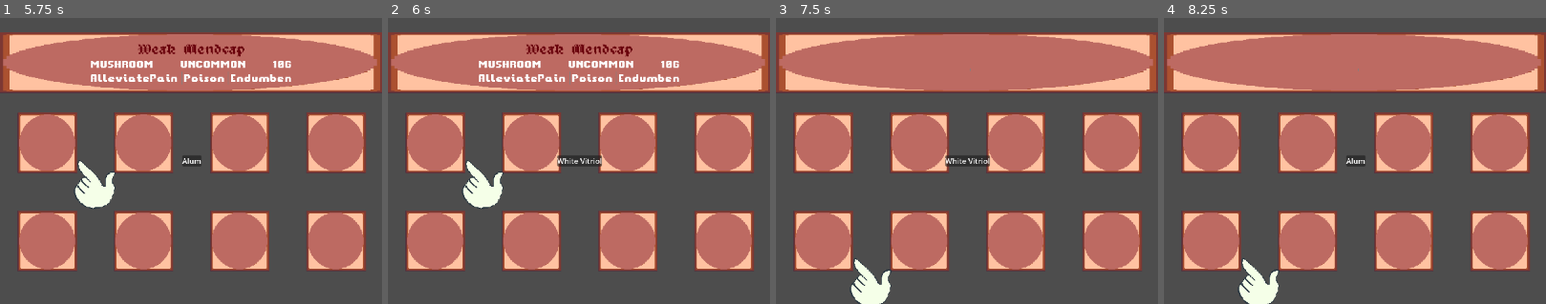
Above: before the commit, frames 1-4 (left to right).
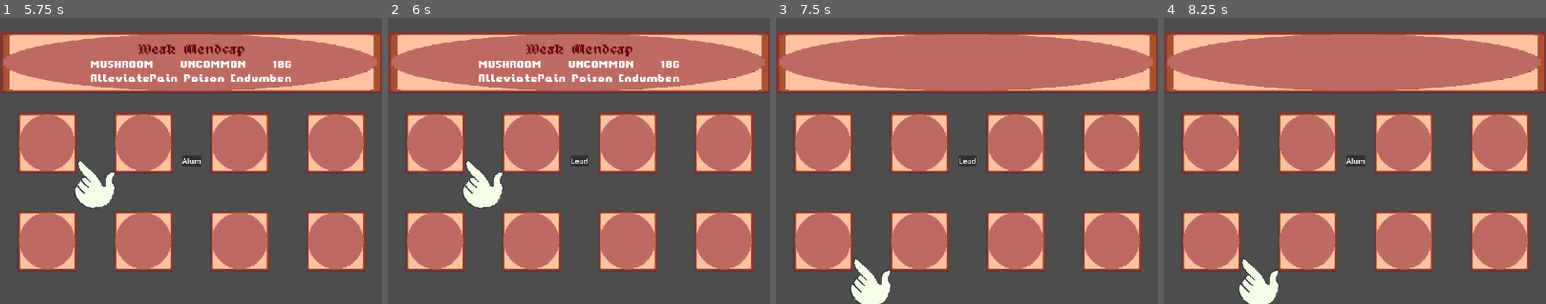
Above: after the commit, the same moments.

Repository: Victor-Guerra/PotionGame1
Game: Godot game, scene res://components/main_menu/main_menu_screen.tscn
Same seed, same stepped clock (60 frames per second), same inputs: the game is played once before the commit and once after it. The engine's default icon, where the game draws it, is replaced by a stand-in: a white triangle on a blue panel in a dark square.
Inputs (mouse positions are % of the whole screen's width and height, from its top left):
- Up to frame 1 (5.75 s): click "Start" at 0.5 s; click (95, 67) at 1.25 s; click (95, 67) at 2 s; click "COOK!" at 2.75 s; click (43, 67) at 3.5 s; tap Enter (menu_enter) at 4.25 s; hold W (menu_up) from 4.28 s (still down); tap Space at 5 s
- Up to frame 2 (6 s): tap Enter (menu_enter) at 5.75 s; release W (menu_up) at 5.78 s; hold Left (debug_ui_left) from 5.78 s (still down)
- Up to frame 3 (7.5 s): tap Space at 6.5 s; tap Enter (menu_enter) at 7.25 s; release Left (debug_ui_left) at 7.28 s; hold S (menu_down) from 7.28 s (still down)
- Up to frame 4 (8.25 s): tap Space at 8 s; release S (menu_down) at 8.03 s; hold Right (debug_ui_right) from 8.03 s (still down)
The pictures show only the part of the screen within x 44-94%, y 36-86%; the shares and areas given below are measured in that part.

Frame 1 is identical in both runs. In frame 2, 0.3% of the frame differs, in the area x 44-56%, y 48-52%; in frame 3, 0.3%; in frame 4, nothing differs.

Commit message:
ASCT-30 Added more ingredients

Diff:
--- a/resources/IngredientList.tres
+++ b/resources/IngredientList.tres
@@ -24,7 +24,24 @@
 [ext_resource type="Resource" uid="uid://drsags4s7hfx6" path="res://resources/ingredient_types/red_vitriol.tres" id="21_3actq"]
 [ext_resource type="Resource" uid="uid://chjmmc5dy5a7w" path="res://resources/ingredient_types/soda_alum.tres" id="22_14scq"]
 [ext_resource type="Resource" uid="uid://dhtle1iuaqff5" path="res://resources/ingredient_types/white_vitriol.tres" id="23_7na5v"]
+[ext_resource type="Resource" uid="uid://bys3snoept11t" path="res://resources/ingredient_types/green_algae.tres" id="24_or8ap"]
+[ext_resource type="Resource" uid="uid://dc8gs62tvf8a0" path="res://resources/ingredient_types/red_algae.tres" id="25_a5isg"]
+[ext_resource type="Resource" uid="uid://dr1njt7yty8xu" path="res://resources/ingredient_types/yellow_algae.tres" id="26_3actq"]
+[ext_resource type="Resource" uid="uid://ltfyxghbix4g" path="res://resources/ingredient_types/brown_algae.tres" id="27_14scq"]
+[ext_resource type="Resource" uid="uid://4wcfw7wic05m" path="res://resources/ingredient_types/pyre_stone.tres" id="28_7na5v"]
+[ext_resource type="Resource" uid="uid://bilf5kg7frmj0" path="res://resources/ingredient_types/coal_stone.tres" id="29_14scq"]
+[ext_resource type="Resource" uid="uid://hh1y68mvcc6f" path="res://resources/ingredient_types/pond_cap.tres" id="30_1ik42"]
+[ext_resource type="Resource" uid="uid://dr1dpy50y8prs" path="res://resources/ingredient_types/datura_flower.tres" id="31_0oy7t"]
+[ext_resource type="Resource" uid="uid://c50euytcqk6c1" path="res://resources/ingredient_types/datura_root.tres" id="32_0oy7t"]
+[ext_resource type="Resource" uid="uid://b6j8gk7l46np0" path="res://resources/ingredient_types/datura_seed.tres" id="33_4knup"]
+[ext_resource type="Resource" uid="uid://c75k8dwn6cvl2" path="res://resources/ingredient_types/salvia_divinorum.tres" id="34_qivcs"]
+[ext_resource type="Resource" uid="uid://b44vad6kon1e7" path="res://resources/ingredient_types/MARIHUANA.tres" id="35_xehvc"]
+[ext_resource type="Resource" uid="uid://b6fkgvfmrr4ky" path="res://resources/ingredient_types/mending_root.tres" id="36_hn8jb"]
+[ext_resource type="Resource" uid="uid://co8g01uabh42" path="res://resources/ingredient_types/cutting_oil.tres" id="37_auiwj"]
+[ext_resource type="Resource" uid="uid://4s3acsj4cjby" path="res://resources/ingredient_types/man_eater_extract.tres" id="38_tvdu6"]
+[ext_resource type="Resource" uid="uid://cp2m25eu0vul8" path="res://resources/ingredient_types/glowing_bolette.tres" id="39_vvhx5"]
+[ext_resource type="Resource" uid="uid://gjpec2fn28g8" path="res://resources/ingredient_types/lead.tres" id="40_lvmj0"]
 
 [resource]
 script = ExtResource("4_gcmfx")
-AvailableIngredients = Array[ExtResource("1_mwx4d")]([ExtRes …(494 unchanged characters)… rce("13_f28do"), ExtResource("23_7na5v")])
+AvailableIngredients = Array[ExtResource("1_mwx4d")]([ExtRes …(494 unchanged characters)… rce("13_f28do"), ExtResource("23_7na5v"), ExtResource("24_or8ap"), ExtResource("25_a5isg"), ExtResource("26_3actq"), ExtResource("27_14scq"), ExtResource("28_7na5v"), ExtResource("29_14scq"), ExtResource("30_1ik42"), ExtResource("31_0oy7t"), ExtResource("32_0oy7t"), ExtResource("33_4knup"), ExtResource("34_qivcs"), ExtResource("35_xehvc"), ExtResource("36_hn8jb"), ExtResource("37_auiwj"), ExtResource("38_tvdu6"), ExtResource("39_vvhx5"), ExtResource("40_lvmj0")])
--- /dev/null
+++ b/resources/ingredient_types/MARIHUANA.tres
@@ -0,0 +1,16 @@
+[gd_resource type="Resource" script_class="IngredientDetails" load_steps=3 format=3 uid="uid://b44vad6kon1e7"]
+
+[ext_resource type="Script" uid="uid://dtp2yp0lr4grm" path="res://components/ingredient/ingredient_resource.gd" id="1_msyto"]
+[ext_resource type="Texture2D" uid="uid://b3vqadpjf3gg5" path="res://assets/sprites/ingredient_sprites/herb1.png" id="2_m2dw4"]
+
+[resource]
+script = ExtResource("1_msyto")
+ingredient_name = "Jesters' Weed"
+ingredient_type = 1
+base_potency = 1.4
+base_value = 15
+base_stability = 1.0
+effects = Array[int]([0, 8, 41])
+rarity = 1
+sprite_texture = ExtResource("2_m2dw4")
+metadata/_custom_type_script = "uid://dtp2yp0lr4grm"
--- /dev/null
+++ b/resources/ingredient_types/brown_algae.tres
@@ -0,0 +1,15 @@
+[gd_resource type="Resource" script_class="IngredientDetails" load_steps=3 format=3 uid="uid://ltfyxghbix4g"]
+
+[ext_resource type="Script" uid="uid://dtp2yp0lr4grm" path="res://components/ingredient/ingredient_resource.gd" id="1_7uovo"]
+[ext_resource type="Texture2D" uid="uid://b3vqadpjf3gg5" path="res://assets/sprites/ingredient_sprites/herb1.png" id="2_b220w"]
+
+[resource]
+script = ExtResource("1_7uovo")
+ingredient_name = "Brown Algae"
+ingredient_type = 1
+base_potency = 1.0
+base_value = 7
+base_stability = 2.0
+effects = Array[int]([32, 6, 19])
+sprite_texture = ExtResource("2_b220w")
+metadata/_custom_type_script = "uid://dtp2yp0lr4grm"
--- /dev/null
+++ b/resources/ingredient_types/coal_stone.tres
@@ -0,0 +1,15 @@
+[gd_resource type="Resource" script_class="IngredientDetails" load_steps=3 format=3 uid="uid://bilf5kg7frmj0"]
+
+[ext_resource type="Script" uid="uid://dtp2yp0lr4grm" path="res://components/ingredient/ingredient_resource.gd" id="1_pupxu"]
+[ext_resource type="Texture2D" uid="uid://dwo5dib6k1bsj" path="res://assets/sprites/ingredient_sprites/iron_filings.png" id="2_4m7k6"]
+
+[resource]
+script = ExtResource("1_pupxu")
+ingredient_name = "Coalstone"
+ingredient_type = 3
+base_potency = 0.5
+base_value = 5
+base_stability = 2.12
+effects = Array[int]([34, 19, 37])
+sprite_texture = ExtResource("2_4m7k6")
+metadata/_custom_type_script = "uid://dtp2yp0lr4grm"
--- /dev/null
+++ b/resources/ingredient_types/cutting_oil.tres
@@ -0,0 +1,16 @@
+[gd_resource type="Resource" script_class="IngredientDetails" load_steps=3 format=3 uid="uid://co8g01uabh42"]
+
+[ext_resource type="Script" uid="uid://dtp2yp0lr4grm" path="res://components/ingredient/ingredient_resource.gd" id="1_hk2i4"]
+[ext_resource type="Texture2D" uid="uid://crfi02m7mkc5k" path="res://assets/sprites/ingredient_sprites/water_vial.png" id="2_geslc"]
+
+[resource]
+script = ExtResource("1_hk2i4")
+ingredient_name = "Cutting Oil"
+ingredient_type = 5
+base_potency = 0.75
+base_value = 9
+base_stability = 1.1
+effects = Array[int]([32, 28, 1])
+rarity = 1
+sprite_texture = ExtResource("2_geslc")
+metadata/_custom_type_script = "uid://dtp2yp0lr4grm"
--- /dev/null
+++ b/resources/ingredient_types/datura_flower.tres
@@ -0,0 +1,16 @@
+[gd_resource type="Resource" script_class="IngredientDetails" load_steps=3 format=3 uid="uid://dr1dpy50y8prs"]
+
+[ext_resource type="Script" uid="uid://dtp2yp0lr4grm" path="res://components/ingredient/ingredient_resource.gd" id="1_db1mu"]
+[ext_resource type="Texture2D" uid="uid://bpcpulrgfj58u" path="res://assets/sprites/ingredient_sprites/example_flower.png" id="2_4rric"]
+
+[resource]
+script = ExtResource("1_db1mu")
+ingredient_name = "Evening Bloom Datura"
+ingredient_type = 1
+base_potency = 2.0
+base_value = 12
+base_stability = 0.2
+effects = Array[int]([25, 6, 42])
+rarity = 1
+sprite_texture = ExtResource("2_4rric")
+metadata/_custom_type_script = "uid://dtp2yp0lr4grm"
--- /dev/null
+++ b/resources/ingredient_types/datura_root.tres
@@ -0,0 +1,15 @@
+[gd_resource type="Resource" script_class="IngredientDetails" load_steps=3 format=3 uid="uid://c50euytcqk6c1"]
+
+[ext_resource type="Script" uid="uid://dtp2yp0lr4grm" path="res://components/ingredient/ingredient_resource.gd" id="1_e7rw6"]
+[ext_resource type="Texture2D" uid="uid://bpcpulrgfj58u" path="res://assets/sprites/ingredient_sprites/example_flower.png" id="2_61cjt"]
+
+[resource]
+script = ExtResource("1_e7rw6")
+ingredient_name = "Evening Bloom Root"
+base_potency = 2.0
+base_value = 15
+base_stability = 0.1
+effects = Array[int]([29, 12, 15])
+rarity = 1
+sprite_texture = ExtResource("2_61cjt")
+metadata/_custom_type_script = "uid://dtp2yp0lr4grm"
--- /dev/null
+++ b/resources/ingredient_types/datura_seed.tres
@@ -0,0 +1,16 @@
+[gd_resource type="Resource" script_class="IngredientDetails" load_steps=3 format=3 uid="uid://b6j8gk7l46np0"]
+
+[ext_resource type="Script" uid="uid://dtp2yp0lr4grm" path="res://components/ingredient/ingredient_resource.gd" id="1_cuoif"]
+[ext_resource type="Texture2D" uid="uid://bpcpulrgfj58u" path="res://assets/sprites/ingredient_sprites/example_flower.png" id="2_y4cjk"]
+
+[resource]
+script = ExtResource("1_cuoif")
+ingredient_name = "Evening Bloom Seed"
+ingredient_type = 1
+base_potency = 1.95
+base_value = 12
+base_stability = 0.9
+effects = Array[int]([41, 42, 1])
+rarity = 1
+sprite_texture = ExtResource("2_y4cjk")
+metadata/_custom_type_script = "uid://dtp2yp0lr4grm"
--- /dev/null
+++ b/resources/ingredient_types/glowing_bolette.tres
@@ -0,0 +1,15 @@
+[gd_resource type="Resource" script_class="IngredientDetails" load_steps=3 format=3 uid="uid://cp2m25eu0vul8"]
+
+[ext_resource type="Script" uid="uid://dtp2yp0lr4grm" path="res://components/ingredient/ingredient_resource.gd" id="1_ih8rr"]
+[ext_resource type="Texture2D" uid="uid://3e5klkwhyhks" path="res://assets/sprites/ingredient_sprites/h_tessulatus.png" id="2_it006"]
+
+[resource]
+script = ExtResource("1_ih8rr")
+ingredient_name = "Glowing Bolette"
+base_potency = 1.74
+base_value = 25
+base_stability = 1.0
+effects = Array[int]([31, 20, 10])
+rarity = 2
+sprite_texture = ExtResource("2_it006")
+metadata/_custom_type_script = "uid://dtp2yp0lr4grm"
--- /dev/null
+++ b/resources/ingredient_types/green_algae.tres
@@ -0,0 +1,16 @@
+[gd_resource type="Resource" script_class="IngredientDetails" load_steps=3 format=3 uid="uid://bys3snoept11t"]
+
+[ext_resource type="Script" uid="uid://dtp2yp0lr4grm" path="res://components/ingredient/ingredient_resource.gd" id="1_q0jgu"]
+[ext_resource type="Texture2D" uid="uid://b3vqadpjf3gg5" path="res://assets/sprites/ingredient_sprites/herb1.png" id="2_1lqs0"]
+
+[resource]
+script = ExtResource("1_q0jgu")
+ingredient_name = "Green Algae"
+ingredient_type = 1
+base_potency = 1.5
+base_value = 10
+base_stability = 1.65
+effects = Array[int]([24, 36, 14])
+rarity = 1
+sprite_texture = ExtResource("2_1lqs0")
+metadata/_custom_type_script = "uid://dtp2yp0lr4grm"
--- /dev/null
+++ b/resources/ingredient_types/lead.tres
@@ -0,0 +1,16 @@
+[gd_resource type="Resource" script_class="IngredientDetails" load_steps=3 format=3 uid="uid://gjpec2fn28g8"]
+
+[ext_resource type="Script" uid="uid://dtp2yp0lr4grm" path="res://components/ingredient/ingredient_resource.gd" id="1_ygowh"]
+[ext_resource type="Texture2D" uid="uid://dwo5dib6k1bsj" path="res://assets/sprites/ingredient_sprites/iron_filings.png" id="2_5r6dn"]
+
+[resource]
+script = ExtResource("1_ygowh")
+ingredient_name = "Lead"
+ingredient_type = 4
+base_potency = 0.8
+base_value = 30
+base_stability = 1.1
+effects = Array[int]([41, 2, 6])
+rarity = 2
+sprite_texture = ExtResource("2_5r6dn")
+metadata/_custom_type_script = "uid://dtp2yp0lr4grm"
--- /dev/null
+++ b/resources/ingredient_types/man_eater_extract.tres
@@ -0,0 +1,16 @@
+[gd_resource type="Resource" script_class="IngredientDetails" load_steps=3 format=3 uid="uid://4s3acsj4cjby"]
+
+[ext_resource type="Script" uid="uid://dtp2yp0lr4grm" path="res://components/ingredient/ingredient_resource.gd" id="1_nwego"]
+[ext_resource type="Texture2D" uid="uid://crfi02m7mkc5k" path="res://assets/sprites/ingredient_sprites/water_vial.png" id="2_7muf8"]
+
+[resource]
+script = ExtResource("1_nwego")
+ingredient_name = "Man Eater Extract"
+ingredient_type = 5
+base_potency = 1.6
+base_value = 34
+base_stability = 1.8
+effects = Array[int]([35, 38, 33])
+rarity = 2
+sprite_texture = ExtResource("2_7muf8")
+metadata/_custom_type_script = "uid://dtp2yp0lr4grm"
--- /dev/null
+++ b/resources/ingredient_types/mending_root.tres
@@ -0,0 +1,16 @@
+[gd_resource type="Resource" script_class="IngredientDetails" load_steps=3 format=3 uid="uid://b6fkgvfmrr4ky"]
+
+[ext_resource type="Script" uid="uid://dtp2yp0lr4grm" path="res://components/ingredient/ingredient_resource.gd" id="1_yxutm"]
+[ext_resource type="Texture2D" uid="uid://bpcpulrgfj58u" path="res://assets/sprites/ingredient_sprites/example_flower.png" id="2_7uh6f"]
+
+[resource]
+script = ExtResource("1_yxutm")
+ingredient_name = "Mend Root"
+ingredient_type = 2
+base_potency = 1.76
+base_value = 22
+base_stability = 2.12
+effects = Array[int]([26, 7, 40])
+rarity = 2
+sprite_texture = ExtResource("2_7uh6f")
+metadata/_custom_type_script = "uid://dtp2yp0lr4grm"
--- /dev/null
+++ b/resources/ingredient_types/pond_cap.tres
@@ -0,0 +1,15 @@
+[gd_resource type="Resource" script_class="IngredientDetails" load_steps=3 format=3 uid="uid://hh1y68mvcc6f"]
+
+[ext_resource type="Script" uid="uid://dtp2yp0lr4grm" path="res://components/ingredient/ingredient_resource.gd" id="1_ne2jk"]
+[ext_resource type="Texture2D" uid="uid://cqdfvv0ey382p" path="res://assets/sprites/ingredient_sprites/shroom2.png" id="2_0ffjr"]
+
+[resource]
+script = ExtResource("1_ne2jk")
+ingredient_name = "Pond Cap"
+base_potency = 1.8199999999999998
+base_value = 31
+base_stability = 0.55
+effects = Array[int]([24, 15, 4])
+rarity = 2
+sprite_texture = ExtResource("2_0ffjr")
+metadata/_custom_type_script = "uid://dtp2yp0lr4grm"
--- /dev/null
+++ b/resources/ingredient_types/pyre_stone.tres
@@ -0,0 +1,15 @@
+[gd_resource type="Resource" script_class="IngredientDetails" load_steps=3 format=3 uid="uid://4wcfw7wic05m"]
+
+[ext_resource type="Script" uid="uid://dtp2yp0lr4grm" path="res://components/ingredient/ingredient_resource.gd" id="1_m7tye"]
+[ext_resource type="Texture2D" uid="uid://dxa42jnhvwkej" path="res://assets/sprites/ingredient_sprites/shitty_pyrite.png" id="2_knekp"]
+
+[resource]
+script = ExtResource("1_m7tye")
+ingredient_name = "Pyre Stone"
+ingredient_type = 3
+base_potency = 1.2
+base_value = 6
+base_stability = 1.85
+effects = Array[int]([34, 30, 27])
+sprite_texture = ExtResource("2_knekp")
+metadata/_custom_type_script = "uid://dtp2yp0lr4grm"
--- /dev/null
+++ b/resources/ingredient_types/red_algae.tres
@@ -0,0 +1,16 @@
+[gd_resource type="Resource" script_class="IngredientDetails" load_steps=3 format=3 uid="uid://dc8gs62tvf8a0"]
+
+[ext_resource type="Script" uid="uid://dtp2yp0lr4grm" path="res://components/ingredient/ingredient_resource.gd" id="1_b0fqd"]
+[ext_resource type="Texture2D" uid="uid://b3vqadpjf3gg5" path="res://assets/sprites/ingredient_sprites/herb1.png" id="2_kg81p"]
+
+[resource]
+script = ExtResource("1_b0fqd")
+ingredient_name = "Red Algae"
+ingredient_type = 1
+base_potency = 1.5
+base_value = 20
+base_stability = 2.0
+effects = Array[int]([23, 22, 5])
+rarity = 1
+sprite_texture = ExtResource("2_kg81p")
+metadata/_custom_type_script = "uid://dtp2yp0lr4grm"
--- /dev/null
+++ b/resources/ingredient_types/salvia_divinorum.tres
@@ -0,0 +1,16 @@
+[gd_resource type="Resource" script_class="IngredientDetails" load_steps=3 format=3 uid="uid://c75k8dwn6cvl2"]
+
+[ext_resource type="Script" uid="uid://dtp2yp0lr4grm" path="res://components/ingredient/ingredient_resource.gd" id="1_ll5mv"]
+[ext_resource type="Texture2D" uid="uid://bpcpulrgfj58u" path="res://assets/sprites/ingredient_sprites/example_flower.png" id="2_aiqqc"]
+
+[resource]
+script = ExtResource("1_ll5mv")
+ingredient_name = "Seers' Sage"
+ingredient_type = 1
+base_potency = 1.7
+base_value = 17
+base_stability = 1.2
+effects = Array[int]([42, 0, 13])
+rarity = 1
+sprite_texture = ExtResource("2_aiqqc")
+metadata/_custom_type_script = "uid://dtp2yp0lr4grm"
--- /dev/null
+++ b/resources/ingredient_types/yellow_algae.tres
@@ -0,0 +1,16 @@
+[gd_resource type="Resource" script_class="IngredientDetails" load_steps=3 format=3 uid="uid://dr1njt7yty8xu"]
+
+[ext_resource type="Script" uid="uid://dtp2yp0lr4grm" path="res://components/ingredient/ingredient_resource.gd" id="1_b23uq"]
+[ext_resource type="Texture2D" uid="uid://b3vqadpjf3gg5" path="res://assets/sprites/ingredient_sprites/herb1.png" id="2_5qv6s"]
+
+[resource]
+script = ExtResource("1_b23uq")
+ingredient_name = "Yellow Algae"
+ingredient_type = 1
+base_potency = 1.31
+base_value = 13
+base_stability = 1.78
+effects = Array[int]([13, 8, 20])
+rarity = 1
+sprite_texture = ExtResource("2_5qv6s")
+metadata/_custom_type_script = "uid://dtp2yp0lr4grm"
--- a/scripts/globals.gd
+++ b/scripts/globals.gd
@@ -63,6 +63,9 @@
 		Cleansing,
 		BlockMyasma,
 		AntiFlame,
+		DetectSpirits,
+		GiftedVision,
+		Myasma
 
 	}
 
Not shown, added: export_presets.cfg
Not shown: 1 places in resources/IngredientList.tres that only renumber resources
Not shown, added: target/PotionGamev0.1.pck
Not shown, added: target/PotionGamev0.1.x86_64
Not shown, added: target/PotionGamev0.1_win.exe
Not shown, added: target/PotionGamev0.1_win.pck
